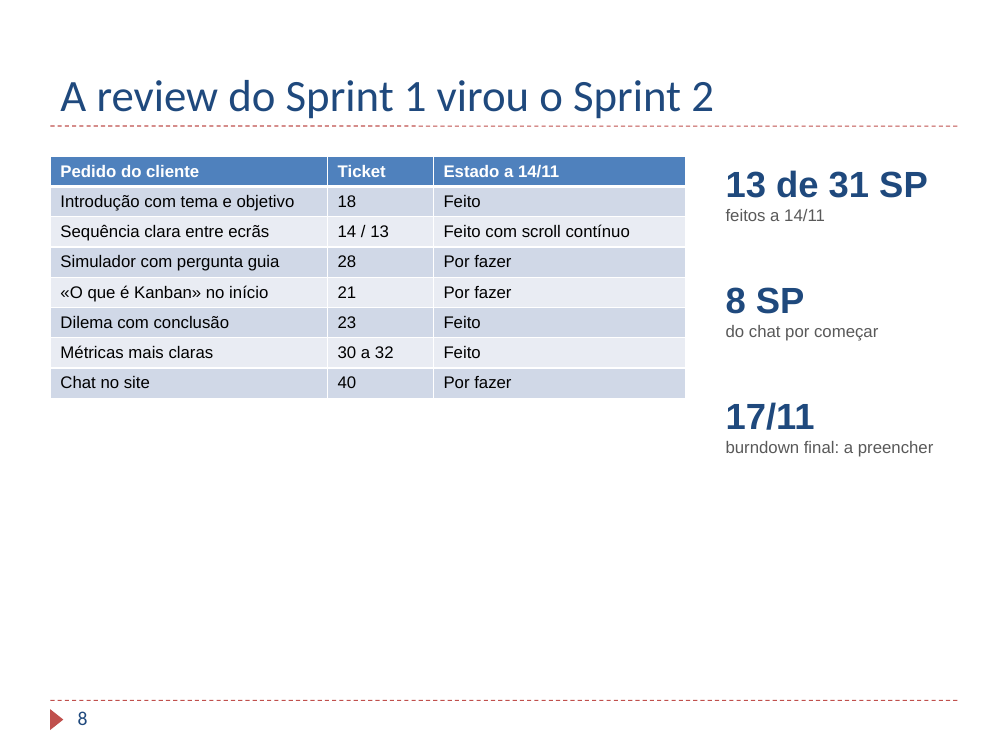
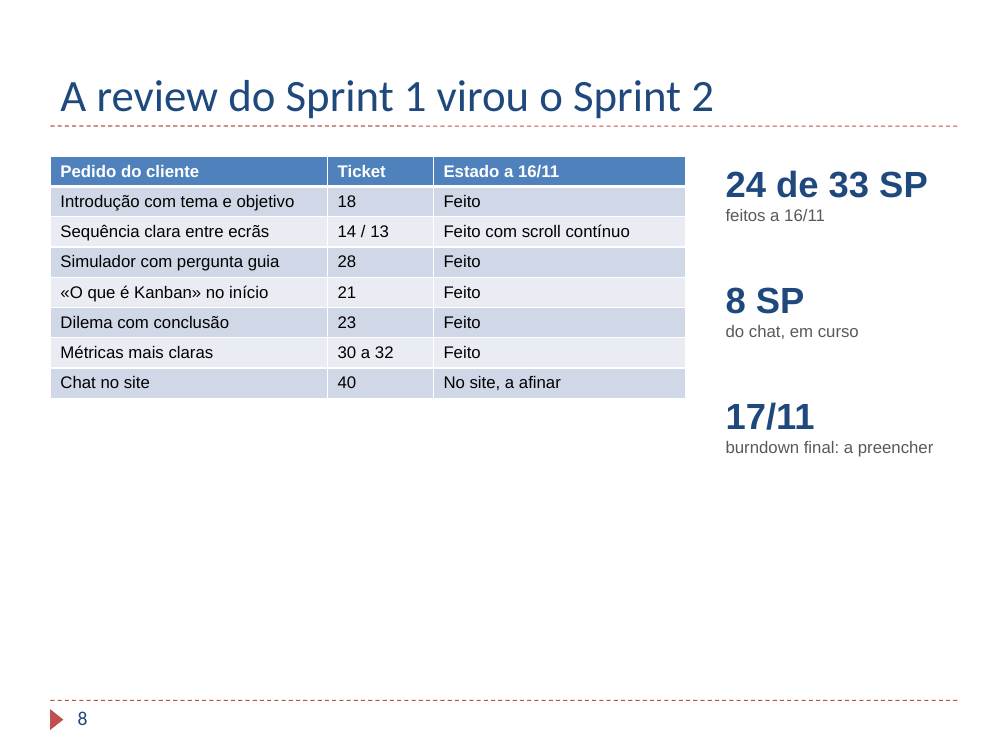
Before and after one commit to TaniaBmGuedes/MDS-TP4, a slide deck: slide 8 of entrega/07_Apresentacao_Final.pptx. Drawn at 1008x756 pixels with LibreOffice and Linux fonts; fonts in the diff are those of the drawing; background and template pictures are left out. Boxes give left, top, right and bottom in pixels: in the first picture for what was removed or moved away, otherwise in the second. Text is boxed around its words. In the diff, an @@ line names an element or a change of style, - is before the commit and + after.

Commit message:
Entrega: documentos atualizados a 16/11 (chat no site, Sprint 2 com 24 de 33 SP, 40 PR, 149 testes)
- Plano, backlog, atas, teste do chatbot, relatório e apresentação com o
  estado do Jira e do GitHub a 16/11: tickets 15 e 21 em Done, chat
  (ticket 40) em curso e integrado no site pelo PR #44, ainda sem acesso
  às coleções; gráfico do simulador melhorado (PR #41).
- Capturas do site de 15/11 usadas na secção 8 do relatório.
- README com o pré-visualização do main (deploy-preview-44) e o que falta.

```diff
--- a/entrega/07_Apresentacao_Final.pptx
+++ b/entrega/07_Apresentacao_Final.pptx
@@ table at <box>50,156,685,398</box> @@
-row 1, column 3: Estado a 14/11
+row 1, column 3: Estado a 16/11
-row 4, column 3: Por fazer
+row 4, column 3: Feito
-row 5, column 3: Por fazer
+row 5, column 3: Feito
-row 8, column 3: Por fazer
+row 8, column 3: No site, a afinar
@@ text at <box>726,170,928,221</box>: text changed @@
-13 de 31 SP
-feitos a 14/11
+24 de 33 SP
+feitos a 16/11
@@ text at <box>726,325,859,339</box>: text changed @@
-do chat por começar
+do chat, em curso
```
Also in this commit, not shown: 2 other slides changed, 15 other files.
